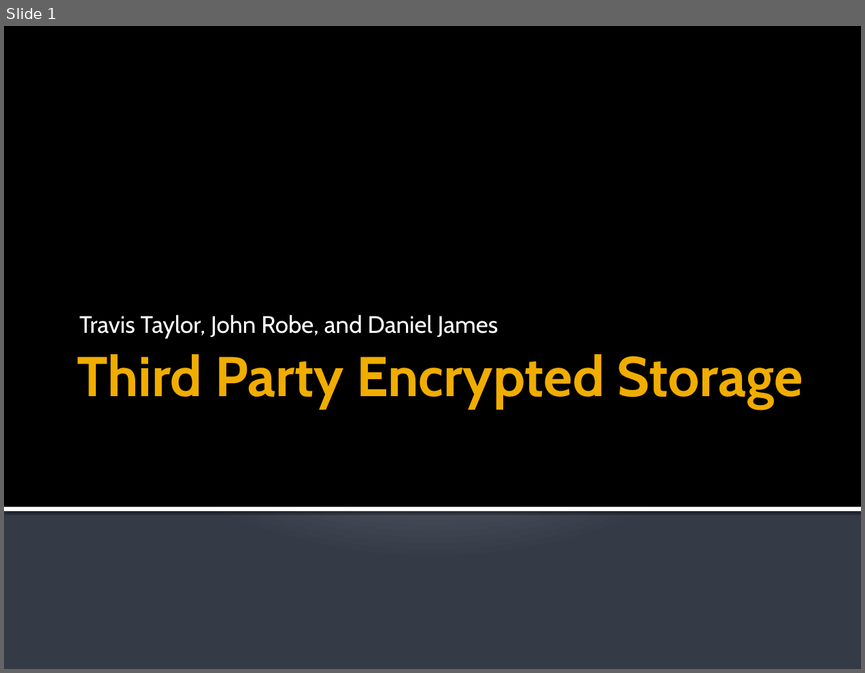
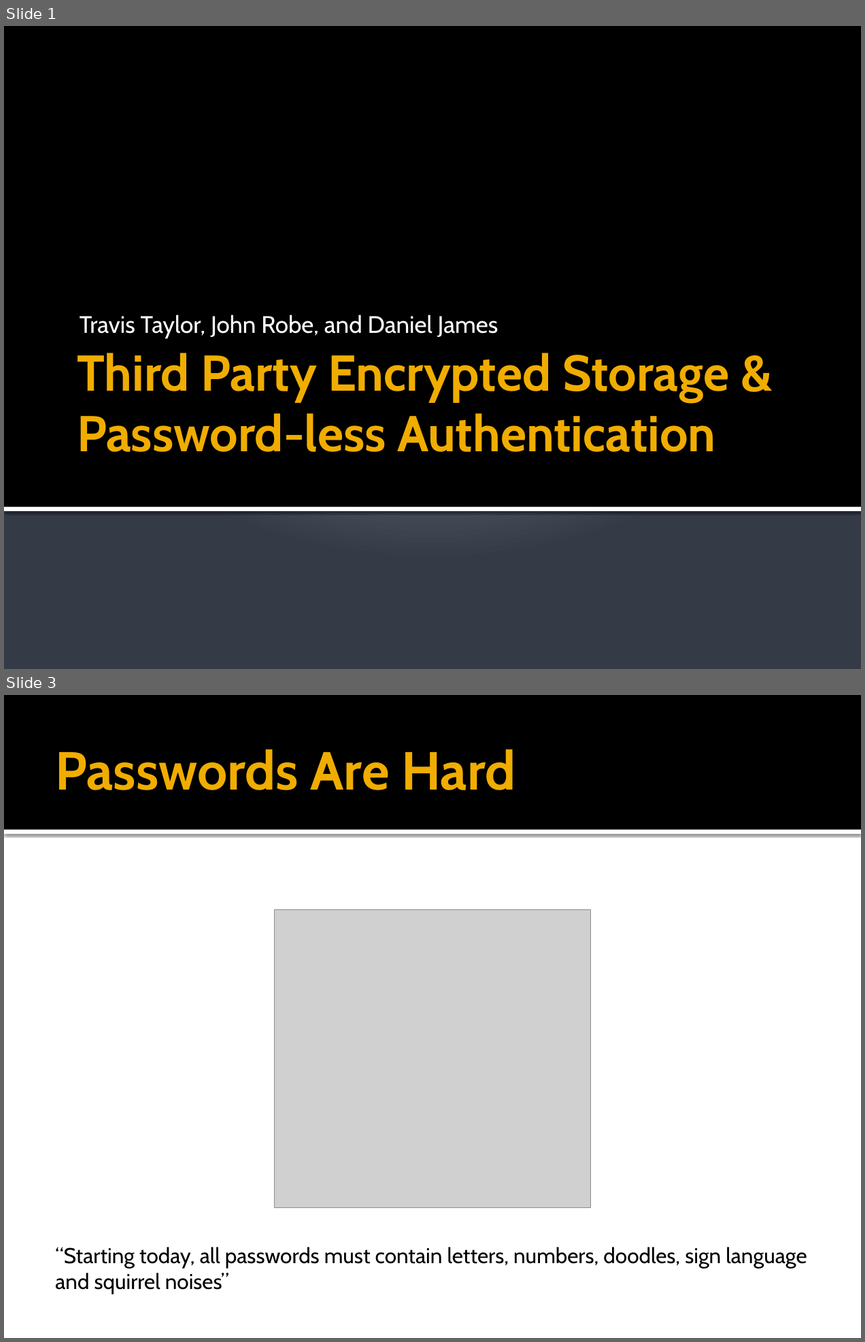
Before and after one commit to jrobe/cs5490, a slide deck: presentation/Third Party Encrypted Storage.pptx. Shown one above the other, each under a label of ours: slide 1 before the commit, slides 1 and 3 after it; the slides between them are not shown. The pictures are 865x673 and 865x1342 pixels, drawn with LibreOffice and Linux fonts; fonts in the diff are those of the drawing; grey boxes stand for pictures. Boxes give left, top, right and bottom in pixels: in the first picture for what was removed or moved away, otherwise in the second. Text is boxed around its words. In the diff, an @@ line names an element or a change of style, - is before the commit and + after.

```diff
--- a/presentation/Third Party Encrypted Storage.pptx
+++ b/presentation/Third Party Encrypted Storage.pptx
@@ slide 3 added at bbox=[4, 695, 861, 1338], background #FFFFFF @@
@@ rectangle added at bbox=[4, 695, 861, 830], fill #000000 @@
@@ title added at bbox=[56, 749, 515, 790], 45 pt, text #F0AD00, bold @@
+Passwords Are Hard
@@ rectangle added at bbox=[4, 830, 861, 834], fill #FFFFFF @@
@@ picture added at bbox=[274, 910, 590, 1207] @@
@@ text added at bbox=[55, 1246, 806, 1293], 18 pt, text #000000 @@
+“Starting today, all passwords must contain letters, numbers, doodles, sign language and squirrel noises”
@@ slide 1 changed as well @@
@@ title at bbox=[77, 352, 730, 452]: text changed; size 47 to 42.3 pt @@
-Third Party Encrypted Storage
+Third Party Encrypted Storage & Password-less Authentication
```
Also in this commit, not shown: 7 other slides changed, 3 other slides added, 1 other file.
